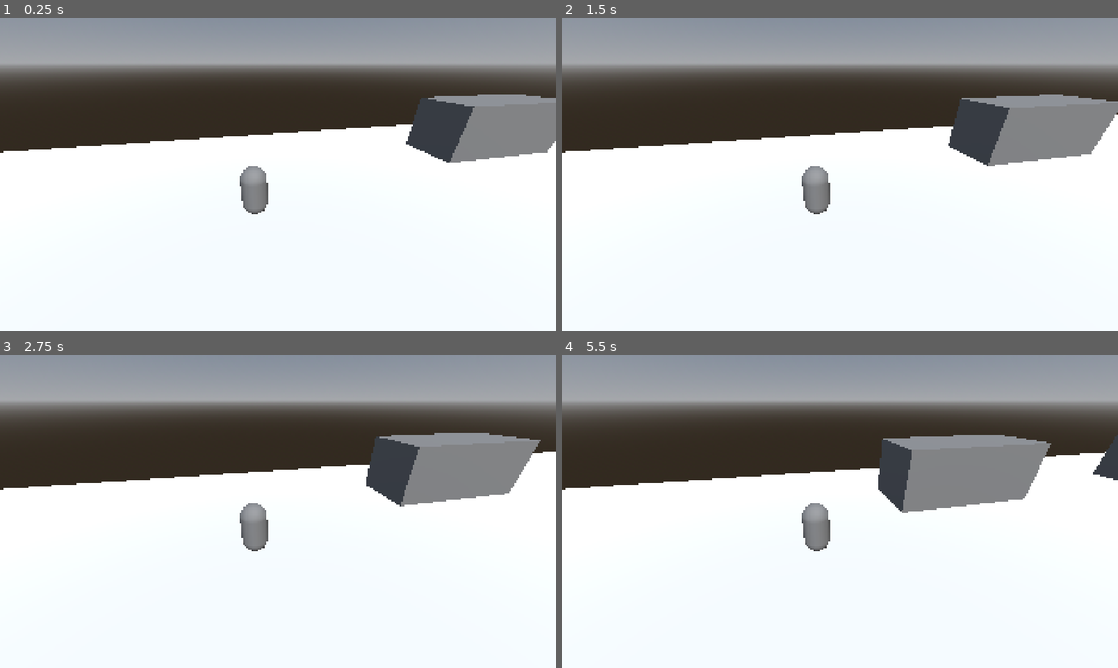
Above: before the commit, frames 1-4 (two rows, left to right).
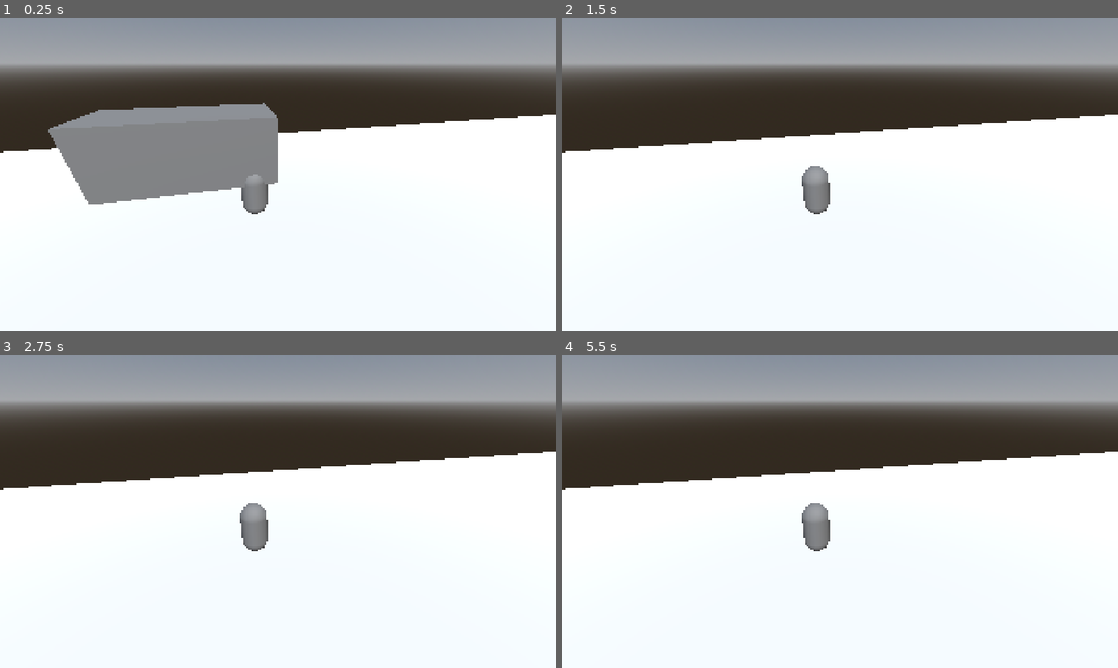
Above: after the commit, the same moments.

Repository: Derpest2Dude/AGL-Mini-Game-Jam-Team-2
Game: Godot game, scene res://Scenes/Test Scenes/obstacle_test.tscn
Two runs of this game, one before a commit and one after it. Both use one fixed random seed, a clock stepped at 60 frames per second and the inputs below. The project has no main scene, so this scene is started directly.
Inputs:
- Up to frame 1 (0.25 s): no input
- Up to frame 2 (1.5 s): hold D (move_right) 0.53-1.28 s; tap W (jump) at 0.77 s; hold A (move_left) from 1.28 s (still down)
- Up to frame 3 (2.75 s): tap W (jump) at 1.52 s; release A (move_left) at 2.03 s; hold D (move_right) from 2.03 s (still down)
- Up to frame 4 (5.5 s): tap W (jump) at 3.02, 3.77, 4.52 s; release D (move_right) at 3.53 s; hold A (move_left) from 3.53 s (still down)

The runs differ from the first frame. In frame 1, 15% of the frame differs, in the area x 8-100%, y 24-60%; in frame 2, 5.4%; in frame 3, 5.7%; in frame 4, 6.5%.

Commit message:
Fixed Obstacle collisions/movement
Obstacles previously were halted by a collision with the character, now they move along an animation track so this doesn't happen anymore. The speed of the obstacles can be scaled by accessing the AnimationPlayer's speed scale setting through the inspector or through code.

Diff:
--- a/Scenes/Prefabs/obstacle_1.tscn
+++ b/Scenes/Prefabs/obstacle_1.tscn
@@ -8,12 +8,57 @@
 [sub_resource type="BoxMesh" id="BoxMesh_owv4k"]
 size = Vector3(6, 2.4, 2.5)
 
+[sub_resource type="Animation" id="Animation_qqvpf"]
+length = 0.001
+tracks/0/type = "value"
+tracks/0/imported = false
+tracks/0/enabled = true
+tracks/0/path = NodePath(".:position")
+tracks/0/interp = 1
+tracks/0/loop_wrap = true
+tracks/0/keys = {
+"times": PackedFloat32Array(0),
+"transitions": PackedFloat32Array(1),
+"update": 0,
+"values": [Vector3(0, 0, 0)]
+}
+
+[sub_resource type="Animation" id="Animation_sl4gg"]
+resource_name = "obstacle_move"
+length = 10.0
+tracks/0/type = "value"
+tracks/0/imported = false
+tracks/0/enabled = true
+tracks/0/path = NodePath(".:position")
+tracks/0/interp = 1
+tracks/0/loop_wrap = true
+tracks/0/keys = {
+"times": PackedFloat32Array(0, 10),
+"transitions": PackedFloat32Array(1, 1),
+"update": 0,
+"values": [Vector3(0, 0, 0), Vector3(-100, 0, 0)]
+}
+
+[sub_resource type="AnimationLibrary" id="AnimationLibrary_8yb0b"]
+_data = {
+&"RESET": SubResource("Animation_qqvpf"),
+&"obstacle_move": SubResource("Animation_sl4gg")
+}
+
 [node name="AnimatableBody3D" type="AnimatableBody3D" unique_id=1339562007]
+axis_lock_linear_y = true
+axis_lock_linear_z = true
+axis_lock_angular_x = true
+axis_lock_angular_y = true
+axis_lock_angular_z = true
 script = ExtResource("1_qqvpf")
-speed = 1.0
 
 [node name="CollisionShape3D" type="CollisionShape3D" parent="." unique_id=534796208]
 shape = SubResource("BoxShape3D_3pqy4")
 
 [node name="MeshInstance3D" type="MeshInstance3D" parent="." unique_id=209053552]
 mesh = SubResource("BoxMesh_owv4k")
+
+[node name="AnimationPlayer" type="AnimationPlayer" parent="." unique_id=1174188589]
+libraries/ = SubResource("AnimationLibrary_8yb0b")
+autoplay = &"obstacle_move"
--- a/Scenes/Prefabs/obstacle_spawner.tscn
+++ b/Scenes/Prefabs/obstacle_spawner.tscn
@@ -9,7 +9,7 @@
 
 [node name="Timer" type="Timer" parent="." unique_id=1826454592]
 process_callback = 0
-wait_time = 5.0
+wait_time = 7.0
 autostart = true
 
 [connection signal="timeout" from="Timer" to="." method="_on_timer_timeout"]
--- /dev/null
+++ b/Scenes/Test Scenes/jake_test_2.tscn
@@ -0,0 +1,49 @@
+[gd_scene format=3 uid="uid://di8s0n1e36iw0"]
+
+[ext_resource type="PackedScene" uid="uid://dpgsr8g8mqka2" path="res://Scenes/Test Scenes/test_player.tscn" id="1_s1yhf"]
+[ext_resource type="PackedScene" uid="uid://b88mwjjvxvbqd" path="res://Scenes/Prefabs/obstacle_spawner.tscn" id="2_tjhd5"]
+
+[sub_resource type="ProceduralSkyMaterial" id="ProceduralSkyMaterial_tjhd5"]
+
+[sub_resource type="Sky" id="Sky_owv4k"]
+sky_material = SubResource("ProceduralSkyMaterial_tjhd5")
+
+[sub_resource type="Environment" id="Environment_su1mf"]
+background_mode = 2
+sky = SubResource("Sky_owv4k")
+
+[sub_resource type="PhysicsMaterial" id="PhysicsMaterial_me57e"]
+
+[sub_resource type="WorldBoundaryShape3D" id="WorldBoundaryShape3D_t1adh"]
+
+[sub_resource type="StandardMaterial3D" id="StandardMaterial3D_nqjen"]
+
+[sub_resource type="QuadMesh" id="QuadMesh_edppp"]
+
+[node name="JakeTest2" type="Node3D" unique_id=1856755249]
+
+[node name="TestPlayer" parent="." unique_id=684845934 instance=ExtResource("1_s1yhf")]
+
+[node name="Camera3D" type="Camera3D" parent="." unique_id=1374555293]
+transform = Transform3D(0.9757123, 0.10495655, -0.19227496, 0, 0.87774336, 0.47913113, 0.21905601, -0.4674941, 0.856425, -0.55567646, 5.318817, 6.6124005)
+
+[node name="WorldEnvironment" type="WorldEnvironment" parent="." unique_id=1862068786]
+environment = SubResource("Environment_su1mf")
+
+[node name="DirectionalLight3D" type="DirectionalLight3D" parent="WorldEnvironment" unique_id=2038474780]
+transform = Transform3D(1, 0, 0, 0, 0.6509218, 0.7591447, 0, -0.7591447, 0.6509218, 0, 4.5079308, 1.8245642)
+
+[node name="StaticBody3D" type="StaticBody3D" parent="." unique_id=1860815895]
+transform = Transform3D(1, 0, 0, 0, 1, 0, 0, 0, 1, 0, -1.3184555, 0)
+physics_material_override = SubResource("PhysicsMaterial_me57e")
+
+[node name="CollisionShape3D" type="CollisionShape3D" parent="StaticBody3D" unique_id=1122864376]
+shape = SubResource("WorldBoundaryShape3D_t1adh")
+
+[node name="MeshInstance3D" type="MeshInstance3D" parent="StaticBody3D" unique_id=1458060282]
+transform = Transform3D(66.94, 0, 0, 0, -8.851556e-07, 38.63, 0, -20.25, -1.6885709e-06, 4.5646257, 0, 0)
+material_override = SubResource("StandardMaterial3D_nqjen")
+mesh = SubResource("QuadMesh_edppp")
+
+[node name="ObstacleSpawner" parent="." unique_id=2061460898 instance=ExtResource("2_tjhd5")]
+transform = Transform3D(1, 0, 0, 0, 1, 0, 0, 0, 1, 16.776, 0, 0)
--- a/Scenes/Test Scenes/obstacle_spawner_script.gd
+++ b/Scenes/Test Scenes/obstacle_spawner_script.gd
@@ -1,6 +1,7 @@
 extends Node3D
 
 @export var obstacleList: Array[PackedScene] = []
+
 
 func _on_timer_timeout() -> void:
 	var obstacle: PackedScene = obstacleList.pick_random()
--- a/Scripts/obstacle_movement_script.gd
+++ b/Scripts/obstacle_movement_script.gd
@@ -1,9 +1 @@
 extends AnimatableBody3D
-
-@export var speed: float
-@export var direction = Vector3(-1,0,0)
-
-func _physics_process(delta: float) -> void:
-	var motion = direction.normalized() * speed * delta
-
-	move_and_collide(motion)
